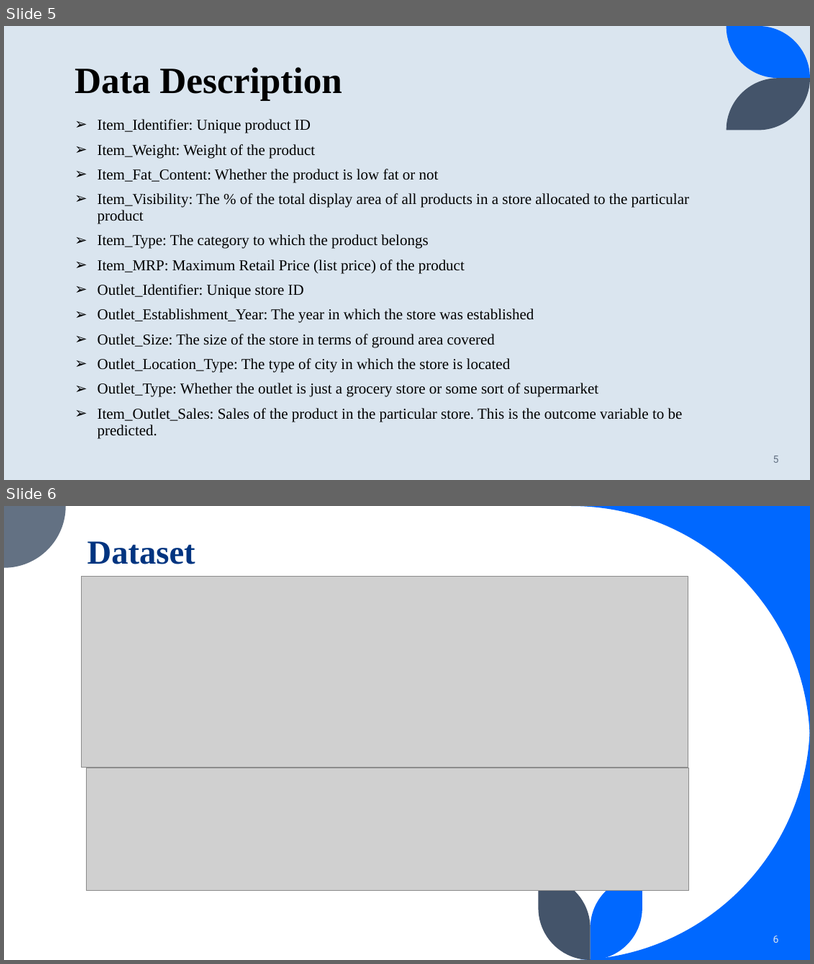
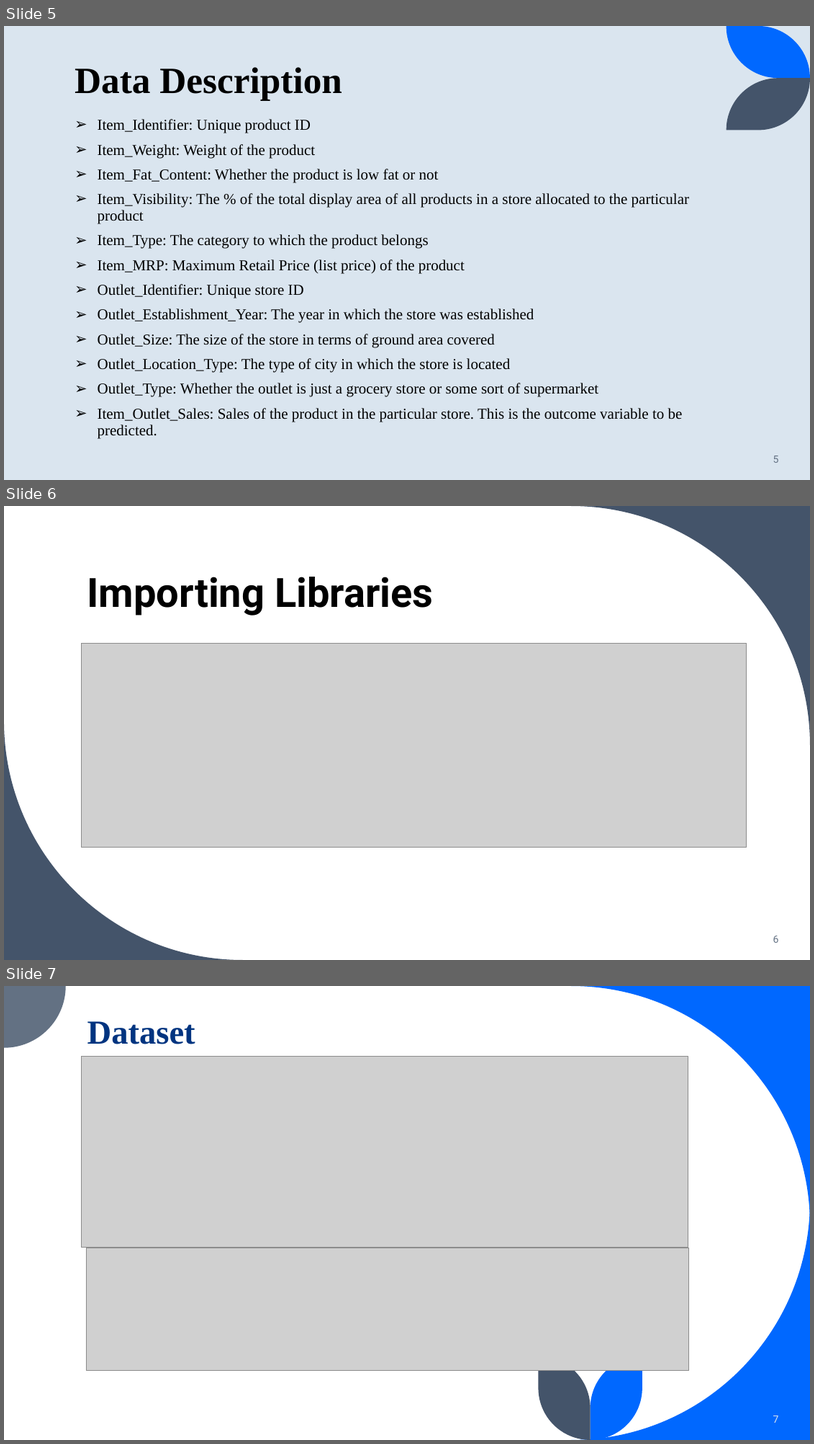
Before and after one commit to Tusharyadav147/BigMart-Prediction, a slide deck: PPT/BigMart Sales Prediction.pptx. Shown one above the other, each under a label of ours: slides 5 and 6 before the commit, slides 5, 6 and 7 after it. The pictures are 814x964 and 814x1444 pixels, drawn with LibreOffice and Linux fonts; fonts in the diff are those of the drawing; grey boxes stand for pictures. Boxes give left, top, right and bottom in pixels: in the first picture for what was removed or moved away, otherwise in the second. Text is boxed around its words. In the diff, an @@ line names an element or a change of style, - is before the commit and + after.

```diff
--- a/PPT/BigMart Sales Prediction.pptx
+++ b/PPT/BigMart Sales Prediction.pptx
@@ slide 6 added at (4, 506, 810, 960), background #FFFFFF @@
@@ freeform shape added at (571, 506, 810, 745), fill #44546A @@
@@ title added at (88, 577, 434, 615), 48 pt, text #000000, bold @@
+Importing Libraries
@@ picture added at (82, 643, 747, 847) @@
@@ freeform shape added at (4, 721, 243, 960), fill #44546A @@
@@ page number added at (774, 935, 779, 942), 12 pt, text #637183 @@
+6
@@ what was slide 6 is now slide 7 @@
@@ page number at (774, 1415, 779, 1422): text changed @@
-6
+7
```
Also in this commit, not shown: 2 slides changed, 2 other slides added, 2 other files.
